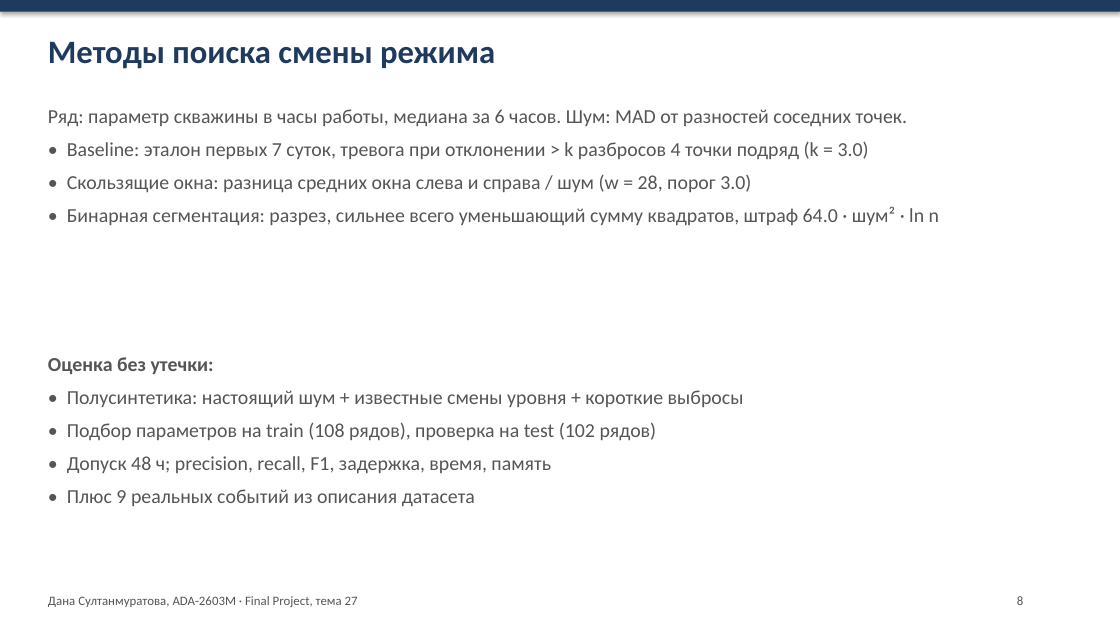
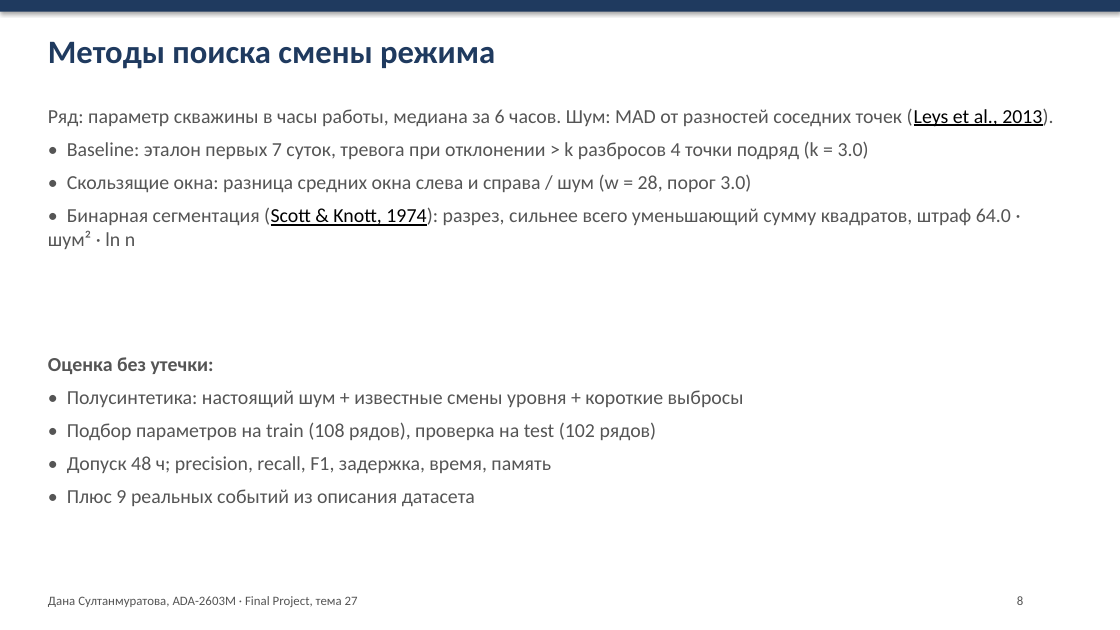
Before and after one commit to dsultless/oil_well_regimes, a slide deck: slide 8 of reports/Final_Project_Presentation_Sultanmuratova.pptx. Drawn at 1120x630 pixels with LibreOffice and Linux fonts; fonts in the diff are those of the drawing. Boxes give left, top, right and bottom in pixels: in the first picture for what was removed or moved away, otherwise in the second. Text is boxed around its words. In the diff, an @@ line names an element or a change of style, - is before the commit and + after.

Commit message:
Report: in-text APA citations, clickable links, single font; plain tables in slides; spelling

```diff
--- a/reports/Final_Project_Presentation_Sultanmuratova.pptx
+++ b/reports/Final_Project_Presentation_Sultanmuratova.pptx
@@ text at [48, 108, 1053, 127]: text changed @@
-Ряд: параметр скважины в часы работы, медиана за 6 часов. Шум: MAD от разностей соседних точек.
+Ряд: параметр скважины в часы работы, медиана за 6 часов. Шум: MAD от разностей соседних точек (Leys et al., 2013).
@@ text at [48, 207, 1011, 249]: text changed @@
-• Бинарная сегментация: разрез, сильнее всего уменьшающий сумму квадратов, штраф 64.0 · шум² · ln n
+• Бинарная сегментация (Scott & Knott, 1974): разрез, сильнее всего уменьшающий сумму квадратов, штраф 64.0 · шум² · ln n
```
Also in this commit, not shown: 8 other slides changed, 22 other files.
